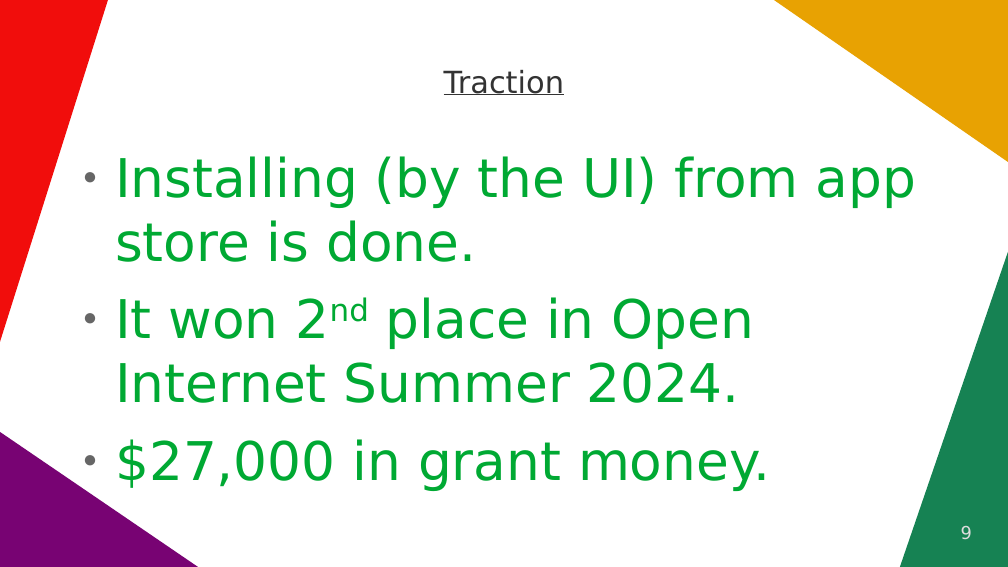
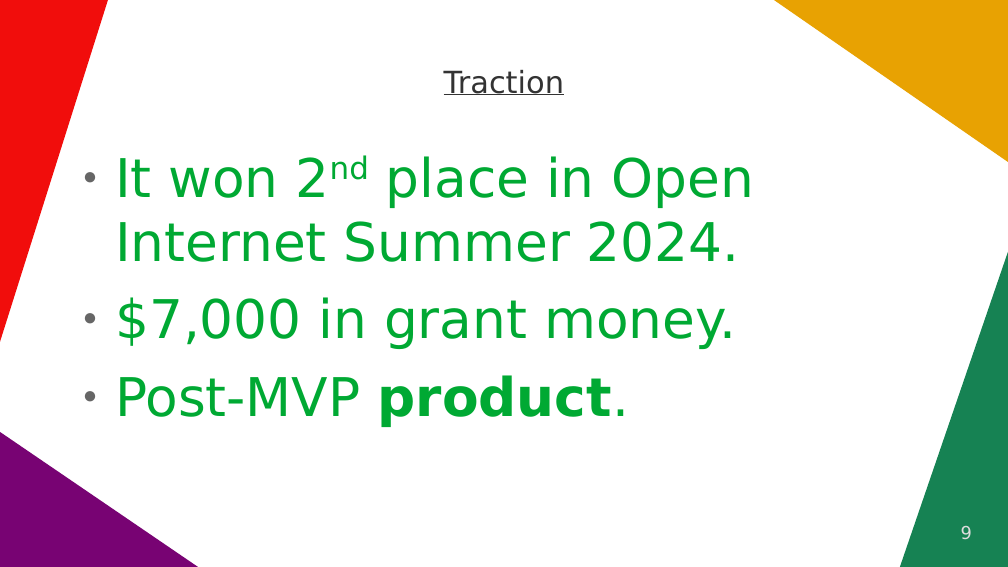
Before and after one commit to vporton/icp-package-manager, a slide deck: slide 9 of docs/shortest-pitchdeck.odp. Drawn at 1008x567 pixels with LibreOffice and Linux fonts; fonts in the diff are those of the drawing. Boxes give left, top, right and bottom in pixels: in the first picture for what was removed or moved away, otherwise in the second. Text is boxed around its words. In the diff, an @@ line names an element or a change of style, - is before the commit and + after.

```diff
--- a/docs/shortest-pitchdeck.odp
+++ b/docs/shortest-pitchdeck.odp
@@ text at <box>115,156,916,262</box>: paragraph removed @@
-● Installing (by the UI) from app store is done.
@@ text at <box>115,297,736,427</box>: text changed @@
-● $27,000 in grant money.
+● $7,000 in grant money.
+● Post-MVP product.
```
Also in this commit, not shown: 2 other slides changed, 7 other files.
